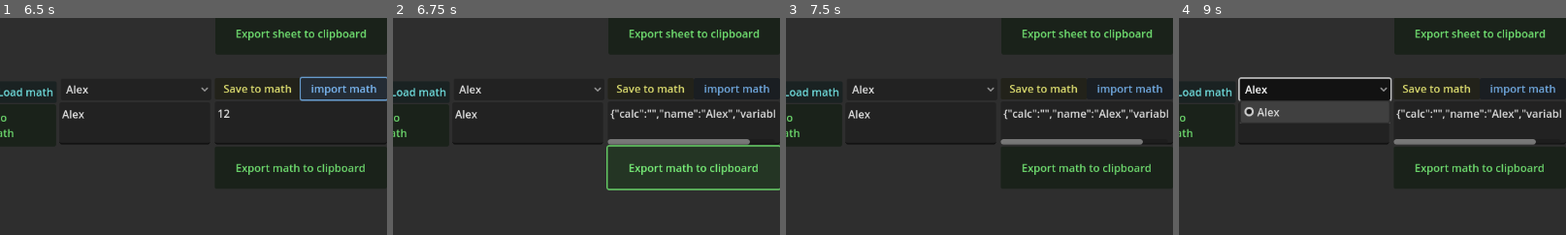
Above: before the commit, frames 1-4 (left to right).
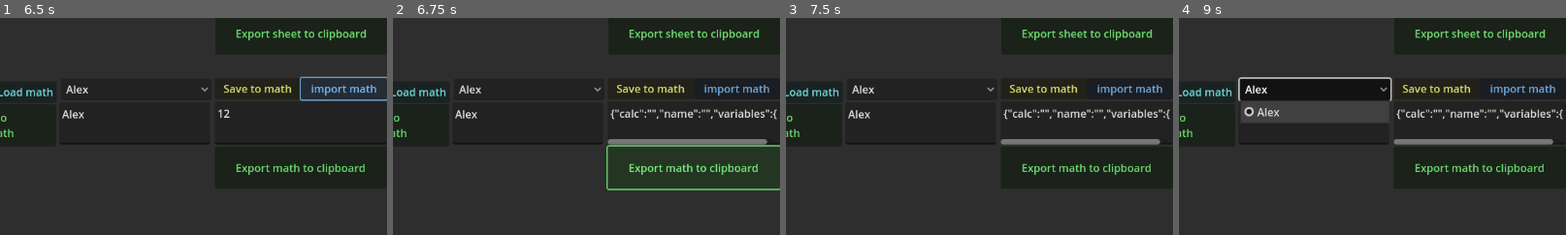
Above: after the commit, the same moments.

Repository: Random31234/huge-numbers-2.0
Game: Godot game, scene res://scenes/main.tscn
Same seed, same stepped clock (60 frames per second), same inputs: the game is played once before the commit and once after it.
Inputs (mouse positions are % of the whole screen's width and height, from its top left):
- Up to frame 1 (6.5 s): click (9, 90) at 0.52 s; type "Alex" at 0.6 s; click (67, 48) at 0.75 s; type "Alex" at 0.83 s; click (89, 48) at 0.98 s; type "12" at 1.07 s; click (89, 17) at 1.27 s; type "12" at 1.35 s; click (67, 17) at 1.5 s; type "Alex" at 1.58 s; click "Save to new math" at 2 s; click "Save to math" at 2.75 s; click "Export sheet to clipboard" at 3.5 s; click "Print stat" at 4.25 s; click "Alex" at 5 s; click "import math" at 5.75 s
- Up to frame 2 (6.75 s): click "Export math to clipboard" at 6.5 s
- Up to frame 3 (7.5 s): click "import sheet" at 7.25 s
- Up to frame 4 (9 s): click "Print stat" at 8 s; click "Alex" at 8.75 s
The pictures show only the part of the screen within x 50-100%, y 23-73%; the shares and areas given below are measured in that part.

Frame 1 is identical in both runs. In frame 2, 0.6% of the frame differs, in the area x 80-100%, y 41-59%; in frame 3, 0.6%; in frame 4, 0.6%.
Error in both runs: Invalid access to property or key 'calc' on a base object of type 'float'. (res://scripts/Save)

Commit message:
Bug patched?
Dont get too excited, make sure to heavily test everything.

Diff:
--- a/scripts/Mathematics scripts/math.gd
+++ b/scripts/Mathematics scripts/math.gd
@@ -5,10 +5,11 @@
 @export var calculation:String
 @export var name:String
 # Called when the node enters the scene tree for the first time.
-func _ready(names:Array[String], val:Array[Big], calculations:String) -> void:
+func _init(names:Array[String], val:Array[Big], calculations:String,nameO:String) -> void:
 	varNames = names
 	varVal = val
 	calculation = calculations
+	name = nameO
 
 
 
--- a/scripts/Mathematics scripts/maths.gd
+++ b/scripts/Mathematics scripts/maths.gd
@@ -34,8 +34,7 @@
 	#be.append(Big.new(1,3))
 	#vale.varVal = b
 	#maths.append(vale)
-	m = math.new()
-	m.resource_local_to_scene = true
+	m = math.new([],[],"","")
 	tempVar1 = Big.new(0,0)
 	tempVar2 = Big.new(0,0)
 	tempVar3 = Big.new(0,0)
--- a/scripts/Save systems/saveMath.gd
+++ b/scripts/Save systems/saveMath.gd
@@ -25,12 +25,11 @@
 	m.m = m.maths[mathsOptions.selected]
 
 func saveToMath():
-	m.maths[mathsOptions.selected] = m.m
+	m.maths[mathsOptions.selected] = math.new(m.m.varNames,m.m.varVal,m.m.calculation,nameBox.text)
 	updateMathsList()
 
 func saveNewMath():
-	m.m.name = nameBox.text
-	m.maths.append(retMath(m.m))
+	m.maths.append(math.new(m.m.varNames,m.m.varVal,m.m.calculation,nameBox.text))
 	updateMathsList()
 
 #helper functions
--- a/scripts/Stats.gd
+++ b/scripts/Stats.gd
@@ -26,8 +26,7 @@
 
 
 # Called every frame. 'delta' is the elapsed time since the previous frame.
-func _process(delta: float) -> void:
-	pass
+
 
 
 
@@ -35,6 +34,7 @@
 func swapper(id1:int,id2:int):
 	var v:Big
 
+	@warning_ignore("shadowed_variable_base_class")
 	var name:String
 
 	name =names[id1]
@@ -91,13 +91,13 @@
 
 
 func appendStat(b:Big,n:String):
-	if(maths.searchStringInArray(maths.keywords,n) ):
+	if(maths.searchStringInArrayB(maths.keywords,n) ):
 		errorBox.text +='\n'+"Error name for new stat matches keyword, please use a different name"
 		return
-	if(maths.searchStringInArray(names,n)):
+	if(maths.searchStringInArrayB(names,n)):
 		errorBox.text +='\n'+"Error, name for new stat matches an existing stat name, please use a different name"
 		return
-	if(maths.searchStringInArray(maths.m.varNames,n)):
+	if(maths.searchStringInArrayB(maths.m.varNames,n)):
 
 		errorBox.text +='\n'+ "Error, name for new matches an existing math's variable name, please refrain from creating a stat with the name of an existing variable."
 		return
@@ -117,16 +117,22 @@
 
 
 		if(funcIndex == 0):
+			@warning_ignore("static_called_on_instance")
 			values[index]=b.add(b,values[index])
 		if(funcIndex == 1):
+			@warning_ignore("static_called_on_instance")
 			values[index]=b.subtract(values[index],b)
 		if(funcIndex == 2):
+			@warning_ignore("static_called_on_instance")
 			values[index]=b.multiply(b,values[index])
 		if(funcIndex == 3):
+			@warning_ignore("static_called_on_instance")
 			values[index]=b.divide(values[index],b)
 		if(funcIndex == 4):
+			@warning_ignore("static_called_on_instance")
 			values[index]=b.power(values[index],b)
 		if(funcIndex == 5):
+			@warning_ignore("static_called_on_instance")
 			values[index]=b.power(values[index], b.divide(1,b))
 		if(funcIndex == 6):
 			values[index]=b
